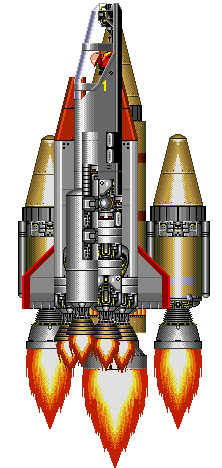
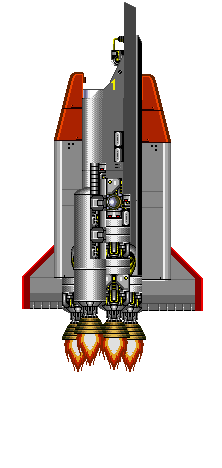
Two versions of the same layered image (222 × 468). Layer-by-layer changes:
added group "Shuttle" with 23 layers above "Boosters" over left=18, top=2, right=203, bottom=373
added group "Shuttle Fire copy" with 4 layers in group "Shuttle" over left=64, top=334, right=144, bottom=372
added layer "Pasted Layer #14" in group "Shuttle Fire copy" over left=76, top=334, right=104, bottom=366
added layer "Pasted Layer #15" in group "Shuttle Fire copy" over left=100, top=338, right=128, bottom=370
added layer "Pasted Layer #16" in group "Shuttle Fire copy" over left=116, top=340, right=144, bottom=372
added layer "Pasted Layer #17" in group "Shuttle Fire copy" over left=64, top=340, right=92, bottom=372
hid group "Shuttle Fire" (4 layers), moved it into group "Shuttle" over left=56, top=335, right=136, bottom=373
added layer "Shuttle Cockpit" in group "Shuttle" over left=83, top=55, right=125, bottom=98
added layer "Shuttle Bottom" in group "Shuttle" over left=132, top=35, right=142, bottom=276
added layer "Left Wing copy" in group "Shuttle" over left=139, top=74, right=203, bottom=311
added layer "Shuttle Body" in group "Shuttle" over left=62, top=98, right=146, bottom=340
added layer "Left Wing" in group "Shuttle" over left=22, top=72, right=86, bottom=309
added layer "Patch" in group "Shuttle" over left=124, top=2, right=136, bottom=194
added layer "Shuttle Controls" in group "Shuttle" over left=111, top=36, right=126, bottom=82
renamed "Shuttle" to "Shuttle Whole", hid it, moved it into group "Shuttle" over left=22, top=3, right=170, bottom=341
renamed "Boosters" to "Booster Main", moved it into group "Boosters", painted on it over left=18, top=25, right=210, bottom=370
hid group "Main Booster Fire" (4 layers) over left=82, top=369, right=148, bottom=468
hid group "Side Booster Fires" (2 layers) over left=26, top=349, right=202, bottom=429
